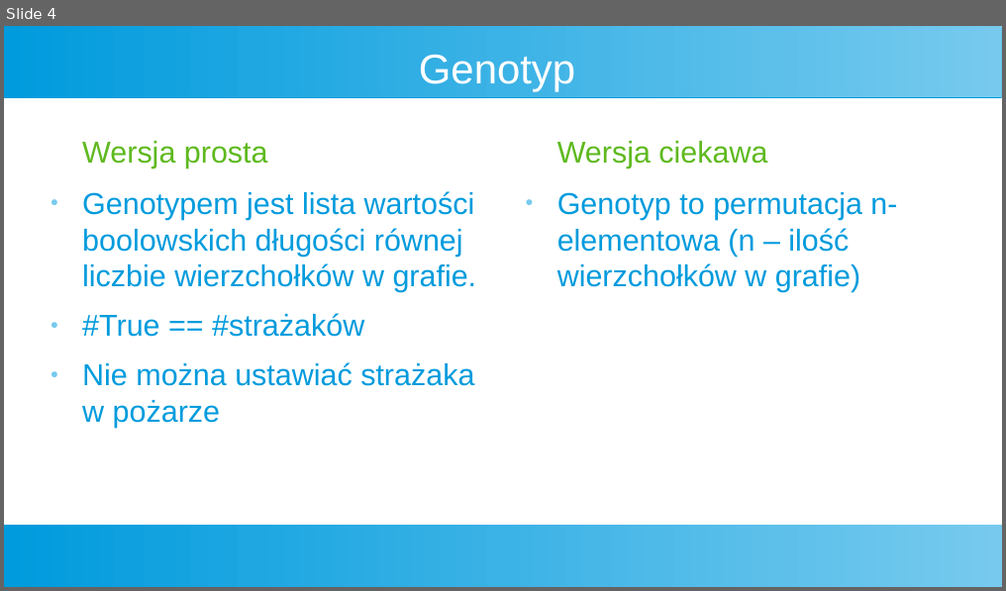
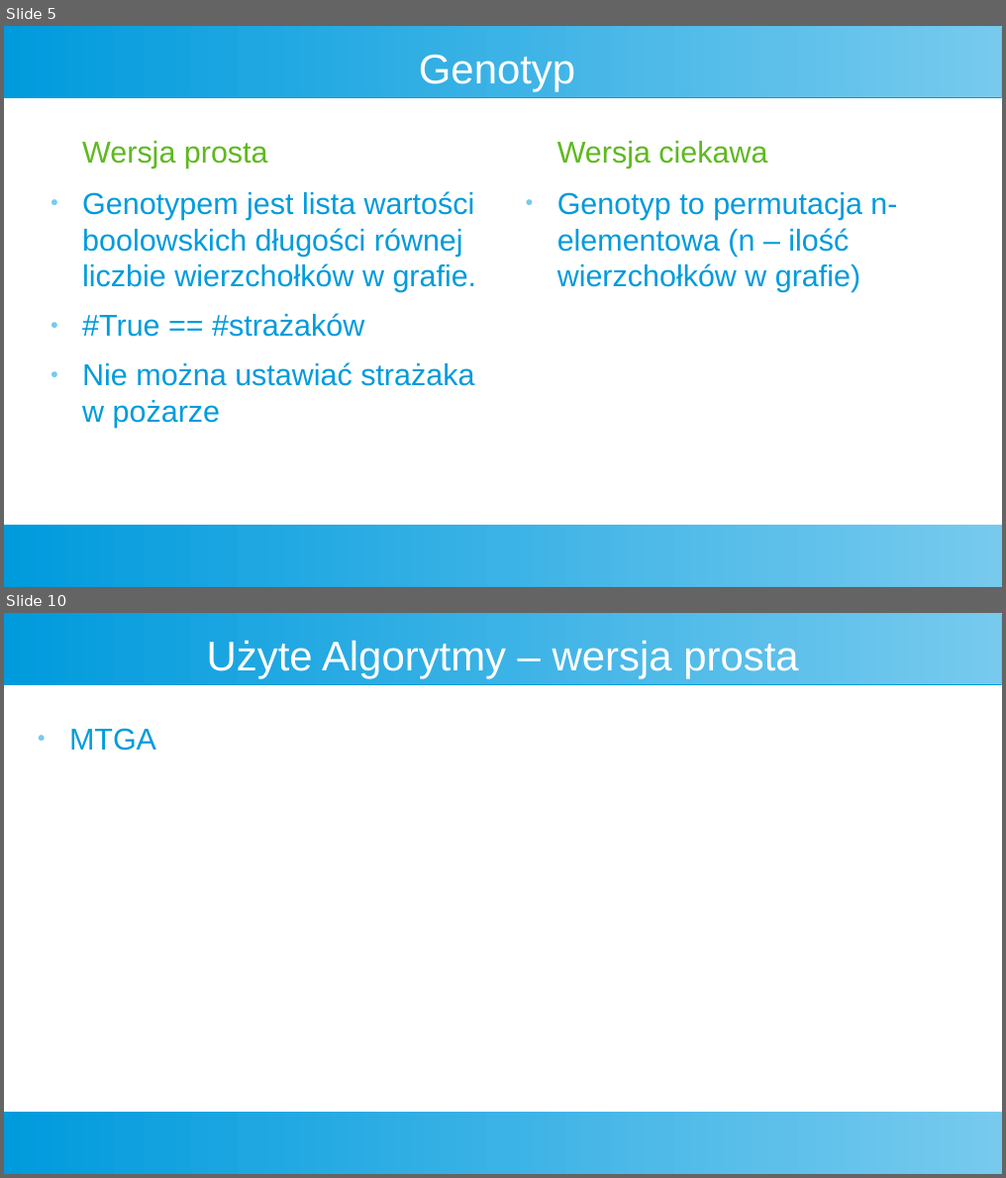
Before and after one commit to Kubapatoka/FiremanProblemEAProject, a slide deck: Prezentacja/Prez.odp. Shown one above the other, each under a label of ours: slide 4 before the commit, slides 5 and 10 after it; the slides between them are not shown. The pictures are 1006x591 and 1006x1178 pixels, drawn with LibreOffice and Linux fonts; fonts in the diff are those of the drawing. Boxes give left, top, right and bottom in pixels: in the first picture for what was removed or moved away, otherwise in the second. Text is boxed around its words. In the diff, an @@ line names an element or a change of style, - is before the commit and + after.

```diff
--- a/Prezentacja/Prez.odp
+++ b/Prezentacja/Prez.odp
@@ slide 10 added at [4, 613, 1002, 1174], background #FFFFFF; not listed: 2 template elements that a slide beside it also shows @@
@@ title added at [207, 640, 798, 679], 33 pt, text #FFFFFF @@
+Użyte Algorytmy – wersja prosta
@@ text added at [69, 728, 156, 751], 24 pt, text #009BDD @@
+● MTGA
@@ what was slide 4 is now slide 5 @@
```
Also in this commit, not shown: 5 other slides added, 2 other files.
